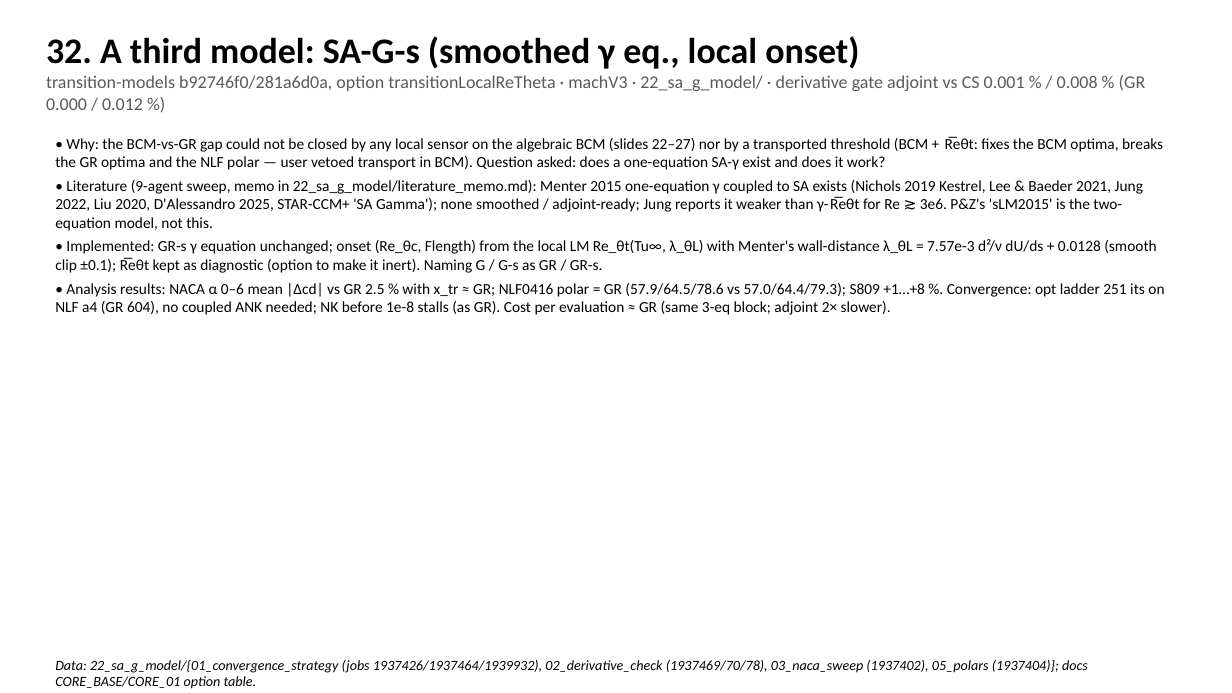
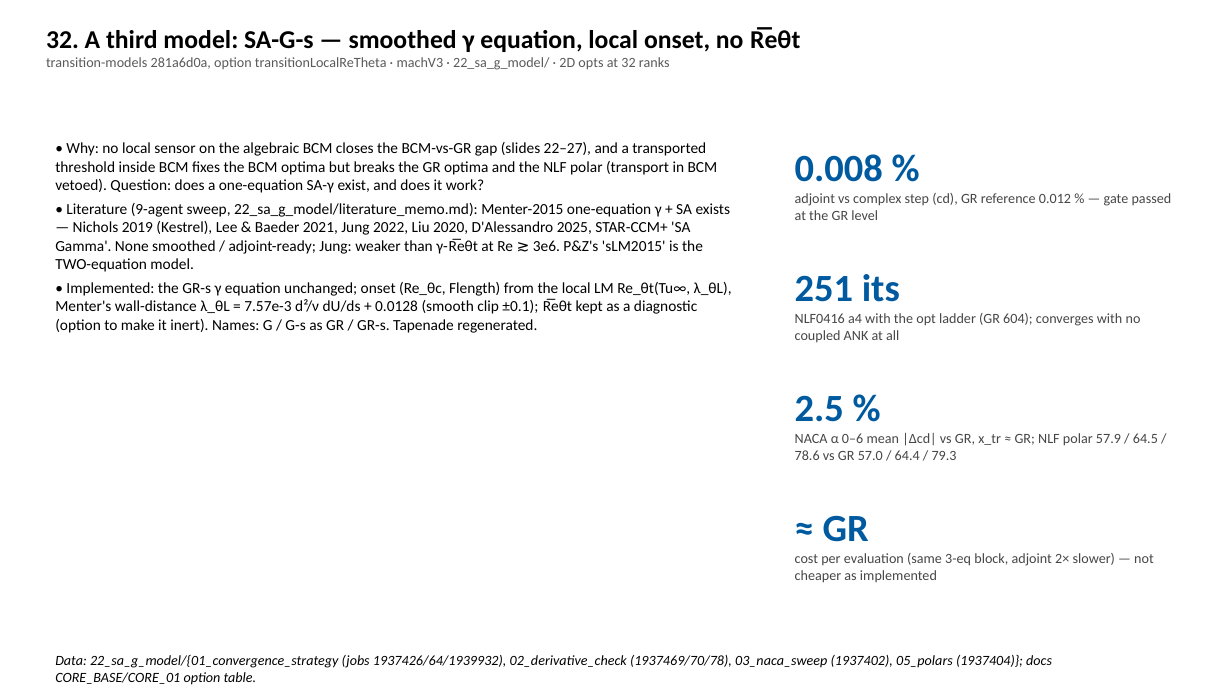
Before and after one commit to PedroCardoso-mdo/adflow, a slide deck: slide 33 of docs/studies/21_c2_branch_campaign/deck/SA-BCM_2D_reruns_and_branches_2026-09-18.pptx. Drawn at 1232x693 pixels with LibreOffice and Linux fonts; fonts in the diff are those of the drawing. Boxes give left, top, right and bottom in pixels: in the first picture for what was removed or moved away, otherwise in the second. Text is boxed around its words. In the diff, an @@ line names an element or a change of style, - is before the commit and + after.

```diff
--- a/docs/studies/21_c2_branch_campaign/deck/SA-BCM_2D_reruns_and_branches_2026-09-18.pptx
+++ b/docs/studies/21_c2_branch_campaign/deck/SA-BCM_2D_reruns_and_branches_2026-09-18.pptx
@@ text at (x1=46, y1=27, x2=800, y2=70): text changed; size 14 to 11 pt @@
-32. A third model: SA-G-s (smoothed γ eq., local onset)
-transition-models b92746f0/281a6d0a, option transitionLocalReTheta · machV3 · 22_sa_g_model/ · derivative gate adjoint vs CS 0.001 % / 0.008 % (GR 0.000 / 0.012 %)
+32. A third model: SA-G-s — smoothed γ equation, local onset, no R̅eθt
+transition-models 281a6d0a, option transitionLocalReTheta · machV3 · 22_sa_g_model/ · 2D opts at 32 ranks
@@ text at (x1=55, y1=142, x2=732, y2=333): text changed @@
-• Why: the BCM-vs-GR gap could not be closed by any local sensor on the algebraic BCM (slides 22–27) nor by a transported threshold (BCM + R̅eθt: fixes the BCM optima, breaks the GR optima and the NLF polar — user vetoed transport in BCM). Question asked: does a one-equation SA-γ exist and does it work?
-• Literature (9-agent sweep, memo in 22_sa_g_model/literature_memo.md): Menter 2015 one-equation γ coupled to SA exists (Nichols 2019 Kestrel, Lee & Baeder 2021, Jung 2022, Liu 2020, D'Alessandro 2025, STAR-CCM+ 'SA Gamma'); none smoothed / adjoint-ready; Jung reports it weaker than γ-R̅eθt for Re ≳ 3e6. P&Z's 'sLM2015' is the two-equation model, not this.
-• Implemented: GR-s γ equation unchanged; onset (Re_θc, Flength) from the local LM Re_θt(Tu∞, λ_θL) with Menter's wall-distance λ_θL = 7.57e-3 d²/ν dU/ds + 0.0128 (smooth clip ±0.1); R̅eθt kept as diagnostic (option to make it inert). Naming G / G-s as GR / GR-s.
-• Analysis results: NACA α 0–6 mean |Δcd| vs GR 2.5 % with x_tr ≈ GR; NLF0416 polar = GR (57.9/64.5/78.6 vs 57.0/64.4/79.3); S809 +1…+8 %. Convergence: opt ladder 251 its on NLF a4 (GR 604), no coupled ANK needed; NK before 1e-8 stalls (as GR). Cost per evaluation ≈ GR (same 3-eq block; adjoint 2× slower).
+• Why: no local sensor on the algebraic BCM closes the BCM-vs-GR gap (slides 22–27), and a transported threshold inside BCM fixes the BCM optima but breaks the GR optima and the NLF polar (transport in BCM vetoed). Question: does a one-equation SA-γ exist, and does it work?
+• Literature (9-agent sweep, 22_sa_g_model/literature_memo.md): Menter-2015 one-equation γ + SA exists — Nichols 2019 (Kestrel), Lee & Baeder 2021, Jung 2022, Liu 2020, D'Alessandro 2025, STAR-CCM+ 'SA Gamma'. None smoothed / adjoint-ready; Jung: weaker than γ-R̅eθt at Re ≳ 3e6. P&Z's 'sLM2015' is the TWO-equation model.
+• Implemented: the GR-s γ equation unchanged; onset (Re_θc, Flength) from the local LM Re_θt(Tu∞, λ_θL), Menter's wall-distance λ_θL = 7.57e-3 d²/ν dU/ds + 0.0128 (smooth clip ±0.1); R̅eθt kept as a diagnostic (option to make it inert). Names: G / G-s as GR / GR-s. Tapenade regenerated.
@@ text added at (x1=795, y1=154, x2=1172, y2=220), 11 pt, text #464646 @@
+0.008 %
+adjoint vs complex step (cd), GR reference 0.012 % — gate passed at the GR level
@@ text added at (x1=795, y1=274, x2=1141, y2=342), 11 pt, text #464646 @@
+251 its
+NLF0416 a4 with the opt ladder (GR 604); converges with no coupled ANK at all
@@ text added at (x1=795, y1=395, x2=1158, y2=460), 11 pt, text #464646 @@
+2.5 %
+NACA α 0–6 mean |Δcd| vs GR, x_tr ≈ GR; NLF polar 57.9 / 64.5 / 78.6 vs GR 57.0 / 64.4 / 79.3
@@ text added at (x1=795, y1=515, x2=1154, y2=583), 11 pt, text #464646 @@
+≈ GR
+cost per evaluation (same 3-eq block, adjoint 2× slower) — not cheaper as implemented
@@ text at (x1=55, y1=655, x2=1052, y2=685): text changed @@
-Data: 22_sa_g_model/{01_convergence_strategy (jobs 1937426/1937464/1939932), 02_derivative_check (1937469/70/78), 03_naca_sweep (1937402), 05_polars (1937404)}; docs CORE_BASE/CORE_01 option table.
+Data: 22_sa_g_model/{01_convergence_strategy (jobs 1937426/64/1939932), 02_derivative_check (1937469/70/78), 03_naca_sweep (1937402), 05_polars (1937404)}; docs CORE_BASE/CORE_01 option table.
```
Also in this commit, not shown: 3 other slides changed, 2 slides added, 1 slide removed, 6 other files.
